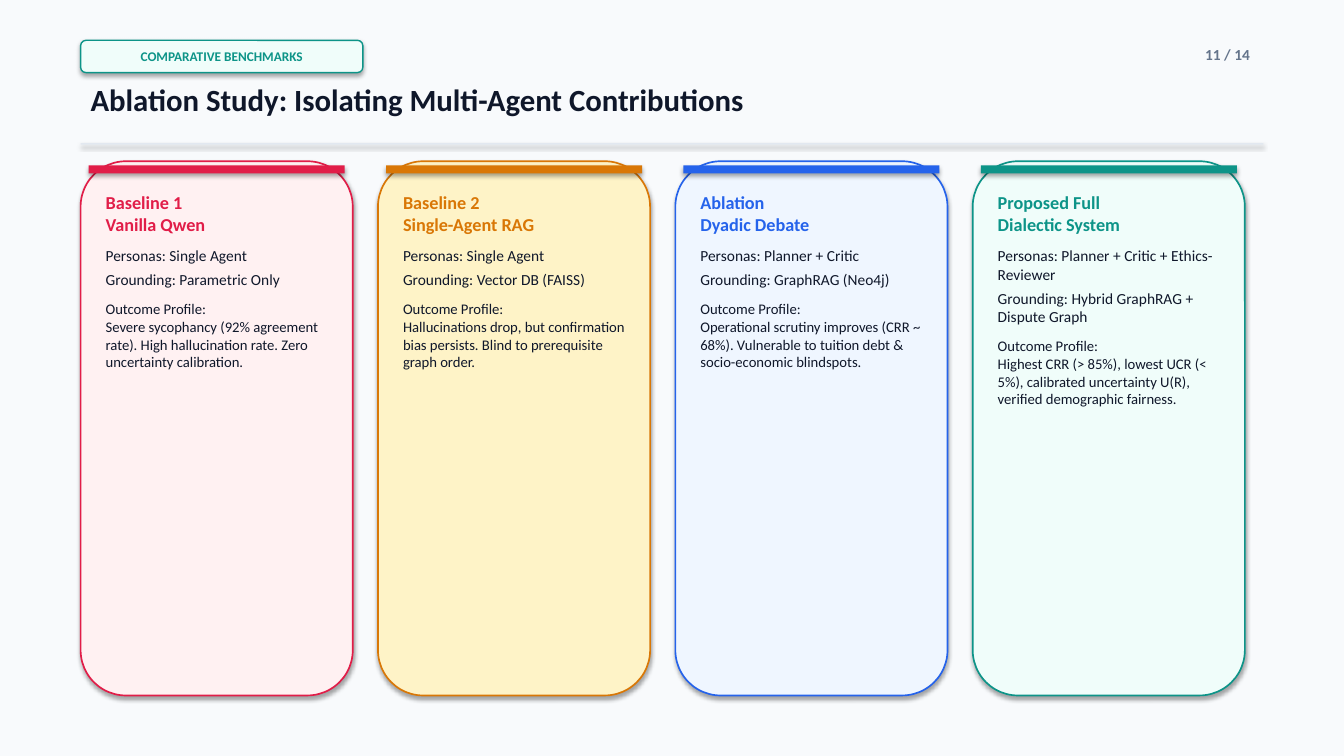
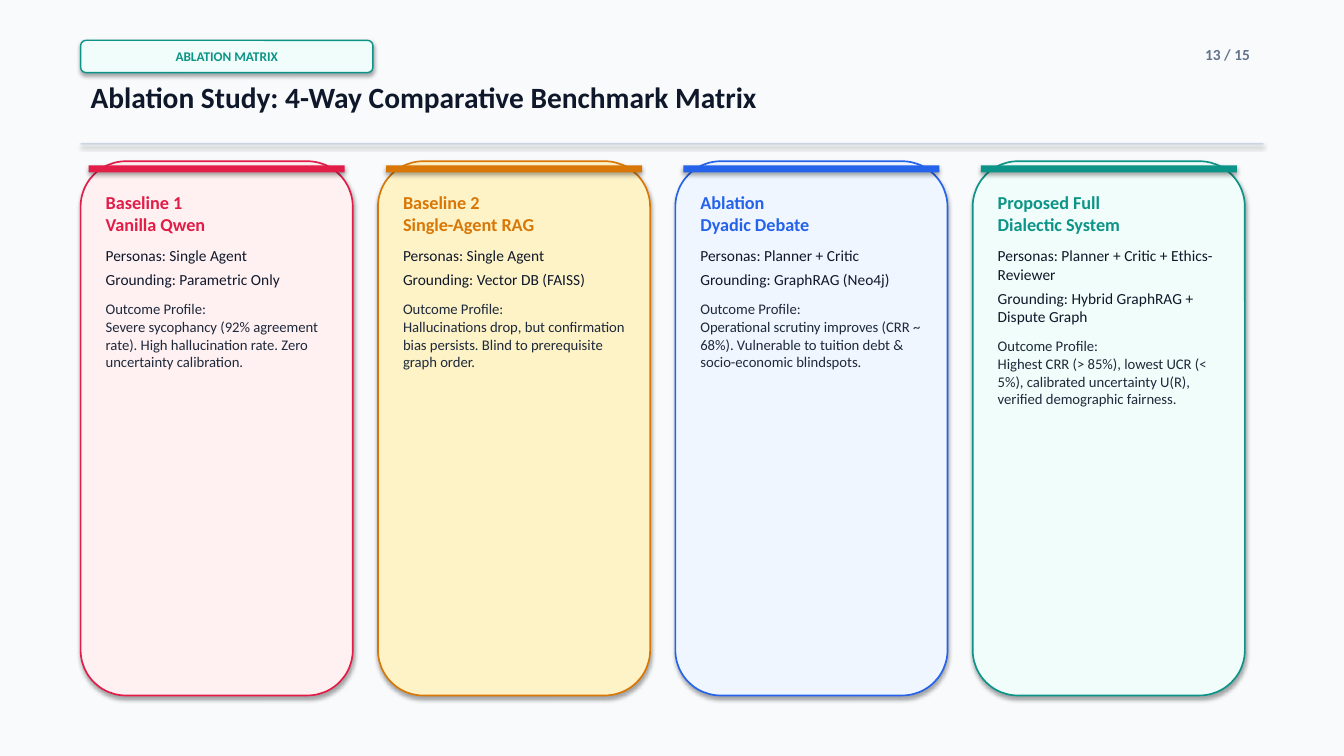
Before and after one commit to parth2024-tech/rai-project, a slide deck: slide 13 of Debate_Career_Guidance_Agent_Presentation.pptx (slide 11 before the commit). Drawn at 1344x756 pixels with LibreOffice and Linux fonts; fonts in the diff are those of the drawing. Boxes give left, top, right and bottom in pixels: in the first picture for what was removed or moved away, otherwise in the second. Text is boxed around its words. In the diff, an @@ line names an element or a change of style, - is before the commit and + after.

Commit message:
feat: implement human-crafted 15-slide deck with native flowcharts, literature survey, and outcome metrics

```diff
--- a/Debate_Career_Guidance_Agent_Presentation.pptx
+++ b/Debate_Career_Guidance_Agent_Presentation.pptx
@@ rounded rectangle "ABLATION MATRIX": place and size @@
-rounded rectangle "ABLATION MATRIX" at bbox=[81, 40, 363, 73]
+rounded rectangle "ABLATION MATRIX" at bbox=[81, 40, 373, 73]
@@ text in rounded rectangle at bbox=[176, 52, 277, 61]: text changed @@
-COMPARATIVE BENCHMARKS
+ABLATION MATRIX
@@ text at bbox=[1205, 50, 1250, 60]: text changed @@
-11 / 14
+13 / 15
@@ text at bbox=[91, 87, 756, 113]: text changed; size 22 to 21 pt @@
-Ablation Study: Isolating Multi-Agent Contributions
+Ablation Study: 4-Way Comparative Benchmark Matrix
@@ rectangle at bbox=[81, 143, 1263, 144]: fill #E2E8F0 to #CBD5E1 @@
@@ text at bbox=[106, 304, 318, 370]: text colour #0F172A to #1E293B in "Outcome Profile: Severe sycophancy (92% agreement rate). ..." @@
@@ text at bbox=[403, 303, 624, 370]: text colour #0F172A to #1E293B in "Outcome Profile: Hallucinations drop, but confirmation bias ..." @@
@@ text at bbox=[700, 304, 910, 370]: text colour #0F172A to #1E293B in "Outcome Profile: Operational scrutiny improves (CRR ~ ..." @@
@@ text at bbox=[998, 341, 1192, 407]: text colour #0F172A to #1E293B in "Outcome Profile: Highest CRR (> 85%), lowest ..." @@
```
Also in this commit, not shown: 9 other slides changed, 5 slides added, 4 slides removed, 3 other files.
